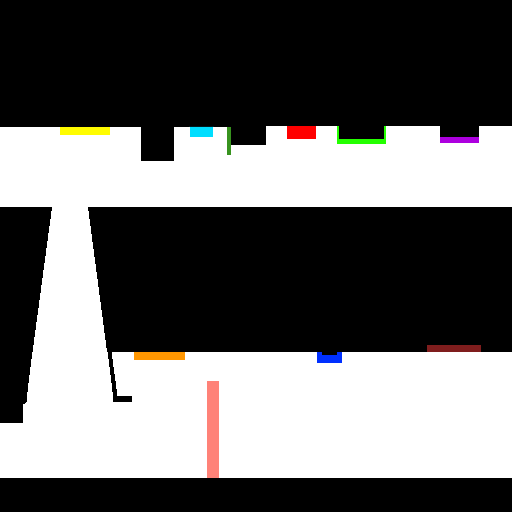
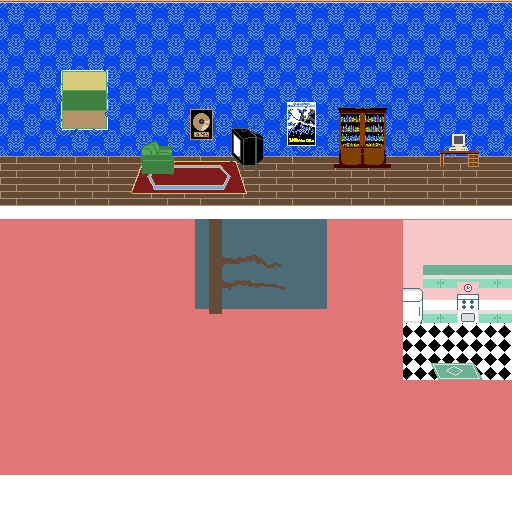
Layer changes from the first 512px x 512px image to the second:
hid "livingroomcollisionmap" over [0, 0, 512, 512]
showed group "upstairs" (8 layers) over [0, 0, 512, 206]
painted on "living room sprites" over [54, 61, 342, 164]
added layer "Layer 2" in group "upstairs" over [362, 107, 391, 168]
painted on "furniture" over [234, 107, 390, 168]
painted on "wallpaper" over [234, 135, 240, 156]
added layer "kitchenbg" in group "bg" over [0, 219, 512, 475]
